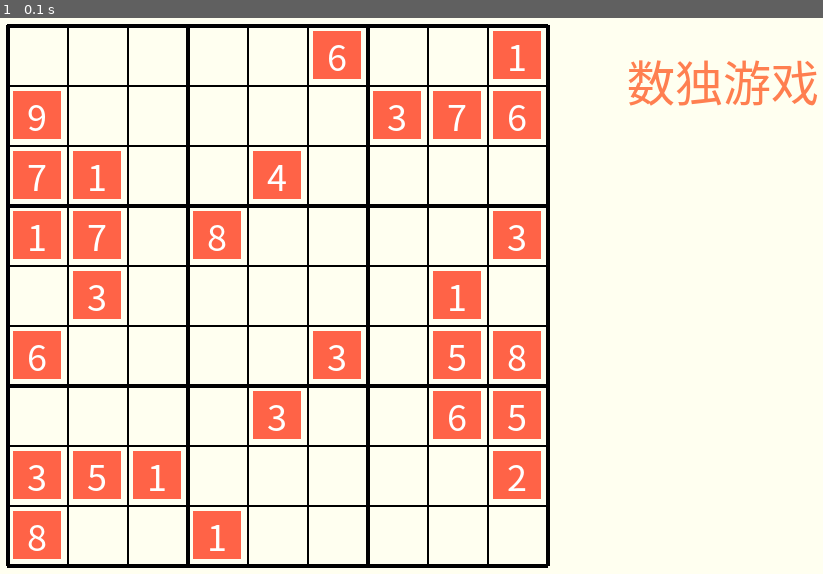
Above: before the commit, frame 1.
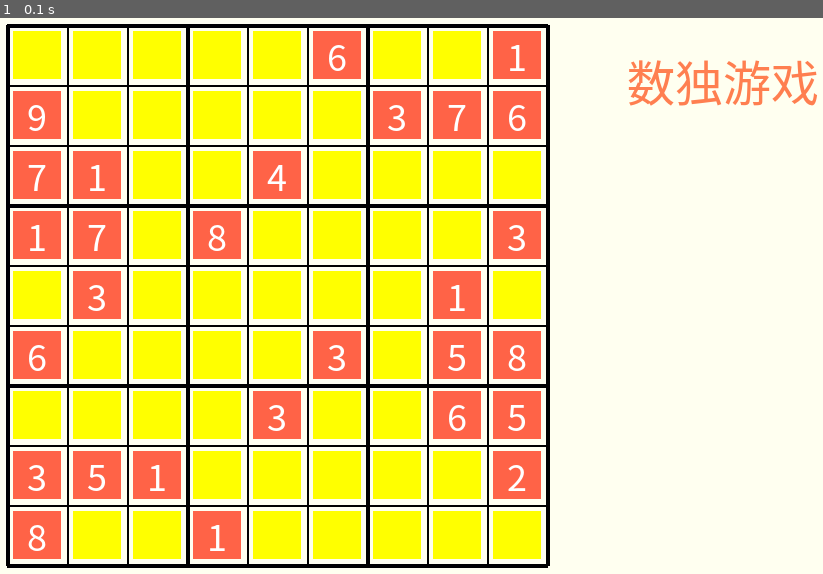
Above: after the commit, the same moment.

Repository: seancheng33/PygameProject
Game: pygame game, started from sudoku/Sudoku.py
Same seed, same stepped clock (60 frames per second), same inputs: the game is played once before the commit and once after it.
Inputs:
- Up to frame 1 (0.1 s): no input

The runs differ from the first frame. In frame 1, 27% of the frame differs, in the area x 1-66%, y 2-98%.

Commit message:
鼠标对贴片元素的响应

Diff:
--- a/sudoku/Sudoku.py
+++ b/sudoku/Sudoku.py
@@ -17,10 +17,10 @@
 
     pygame.init()
     screen = pygame.display.set_mode((setting.SCREEN_WIDTH, setting.SCREEN_HEIGHT))
-    pygame.display.set_caption('数独游戏 —— 基于PyGame的实现 version 0.8')
+    pygame.display.set_caption('数独游戏 —— 基于PyGame的实现 version 0.9')
 
     gameArray = setting.game_data_load()
-    print(gameArray)
+    # print(gameArray)
 
     while True:
         # 关闭游戏
@@ -29,6 +29,7 @@
 
         draw_gameArray(screen, gameArray)
 
+        pygame.time.Clock().tick(30)
         pygame.display.update()
 
 
--- a/sudoku/game_draw.py
+++ b/sudoku/game_draw.py
@@ -39,7 +39,10 @@
     return pygame.draw.rect(screen, color, (start_posx, start_posy, tile_width, tile_height))
 
 
-def draw_gameArray(screen,gameArray):
+def draw_gameArray(screen, gameArray):
+    posx,posy = pygame.mouse.get_pos()
+    pressed = pygame.mouse.get_pressed()
+    selected = False
     for row in range(len(gameArray)):
         for col in range(len(gameArray[row])):
             if gameArray[row][col] != '0':
@@ -50,6 +53,13 @@
                 # textRect.topleft = 60*col+30+16, 60*row+30+16
                 textRect.center = tile.center
                 screen.blit(text, textRect)
+
             else:
                 # 这里是绘制元素为零的贴片
-                tile = draw_tile(screen, setting.COLOR_DICT['ivory'], 60 * col + 30 + 6, 60 * row + 30 + 6, 48, 48)
+                tile = draw_tile(screen, setting.COLOR_DICT['yellow'], 60 * col + 30 + 6, 60 * row + 30 + 6,
+                                 48, 48)
+                # 元素为零的贴片，需要可以点击，然后可以填充数字
+                if tile.collidepoint(posx, posy):
+                    for event in pressed:
+                        if event == 1:
+                            selected = True
Not shown, changed: sudoku/readme.md
